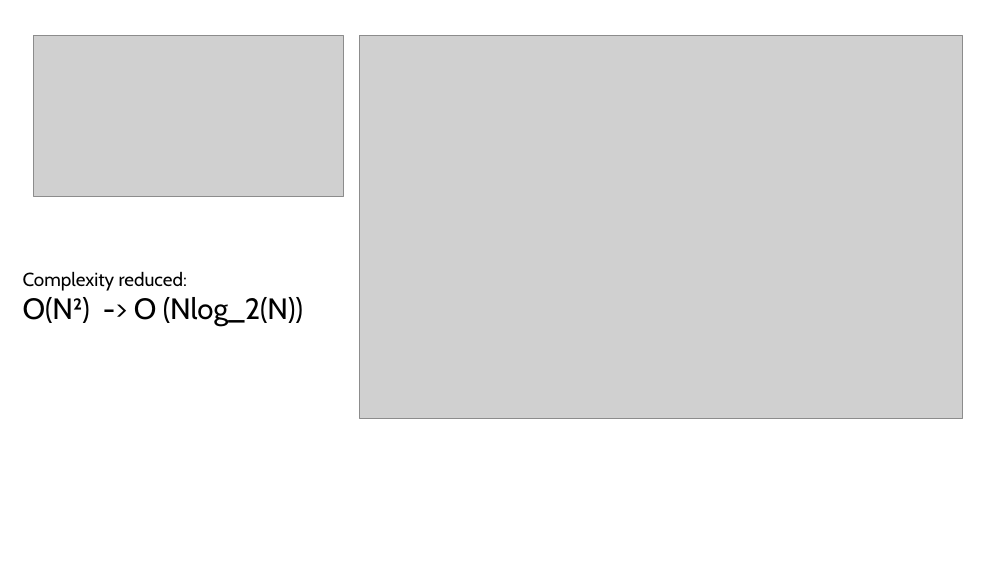
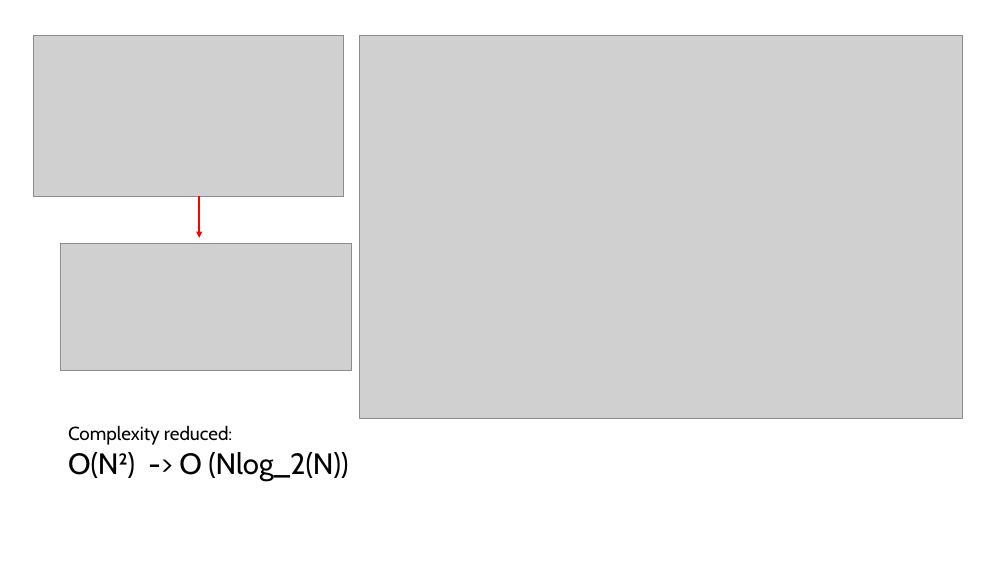
Before and after one commit to Mikkelnn/ESD5-Courses, a slide deck: slide 8 of DSP/MIkkel-PowerPoints/DSP-08_FFT_algoritme.pptx. Drawn at 1008x567 pixels with LibreOffice and Linux fonts; fonts in the diff are those of the drawing; grey boxes stand for pictures. Boxes give left, top, right and bottom in pixels: in the first picture for what was removed or moved away, otherwise in the second. Text is boxed around its words. In the diff, an @@ line names an element or a change of style, - is before the commit and + after.

```diff
--- a/DSP/MIkkel-PowerPoints/DSP-08_FFT_algoritme.pptx
+++ b/DSP/MIkkel-PowerPoints/DSP-08_FFT_algoritme.pptx
@@ arrow added from (200, 196) to (200, 238), #FF0000 1.5 pt @@
@@ picture added at [60, 243, 351, 371] @@
@@ text "Complexity reduced: O(N²) -> O ...": place and size @@
-text "Complexity reduced: O(N²) -> O ..." at [23, 271, 303, 326]
+text "Complexity reduced: O(N²) -> O ..." at [68, 425, 348, 481]
```
Also in this commit, not shown: 3 other files.
